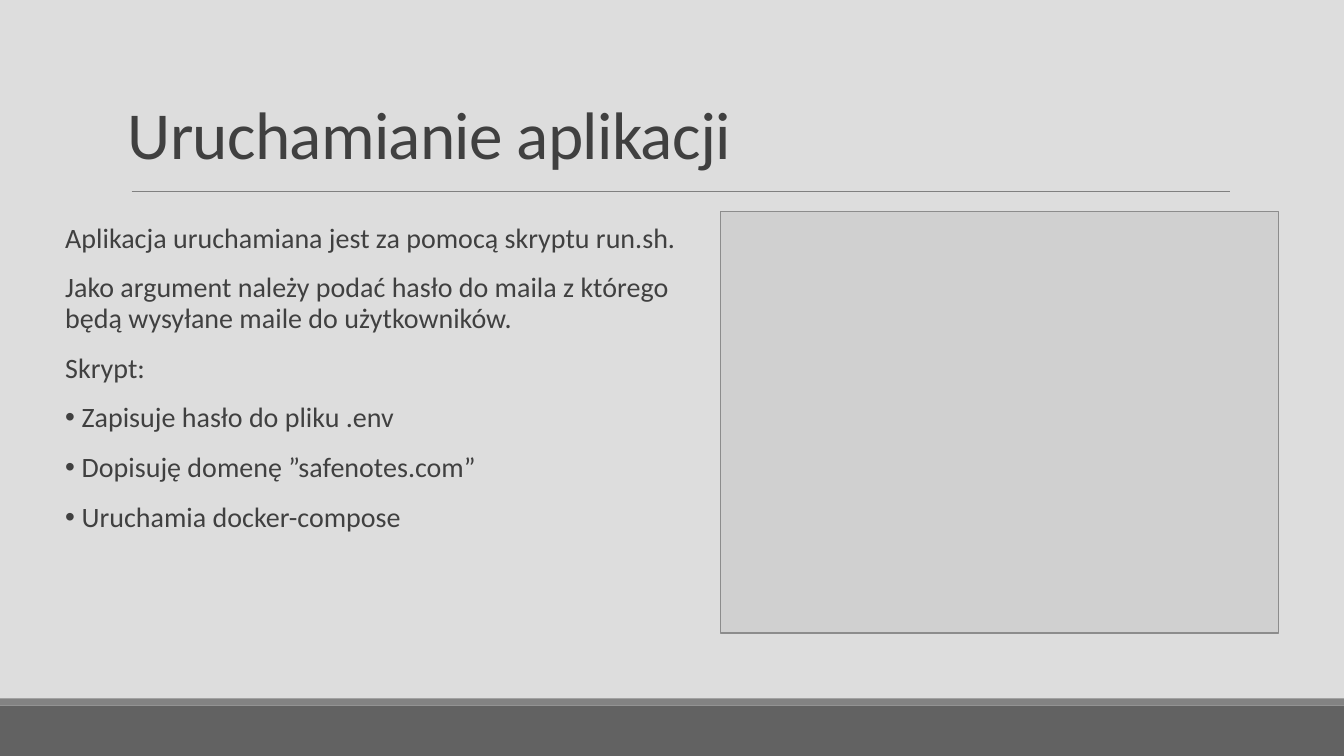
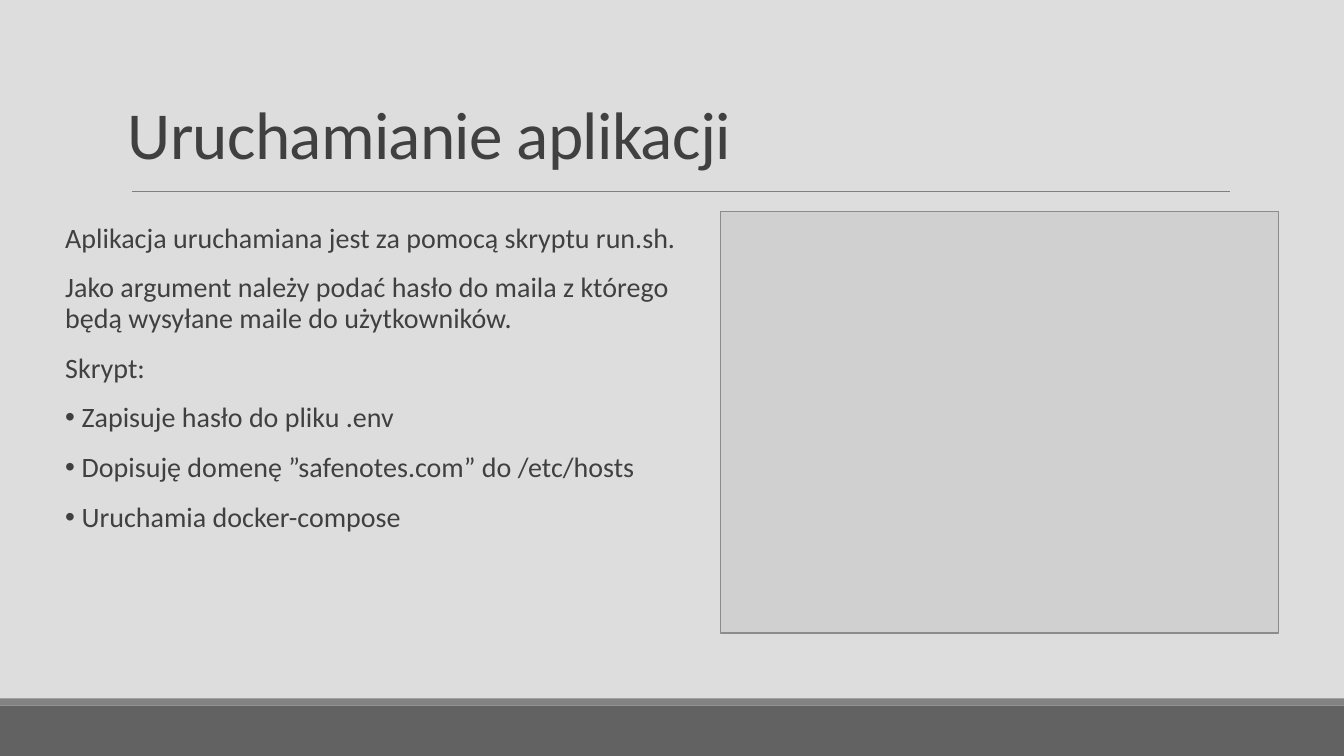
Before and after one commit to zvzia/OD-Projekt, a slide deck: slide 2 of Prezentacja.pptx. Drawn at 1344x756 pixels with LibreOffice and Linux fonts; fonts in the diff are those of the drawing; grey boxes stand for pictures. Boxes give left, top, right and bottom in pixels: in the first picture for what was removed or moved away, otherwise in the second. Text is boxed around its words. In the diff, an @@ line names an element or a change of style, - is before the commit and + after.

```diff
--- a/Prezentacja.pptx
+++ b/Prezentacja.pptx
@@ text at box(82, 457, 634, 482): text changed @@
-• Dopisuję domenę ”safenotes.com”
+• Dopisuję domenę ”safenotes.com” do /etc/hosts
```
Also in this commit, not shown: 1 other slide changed.
